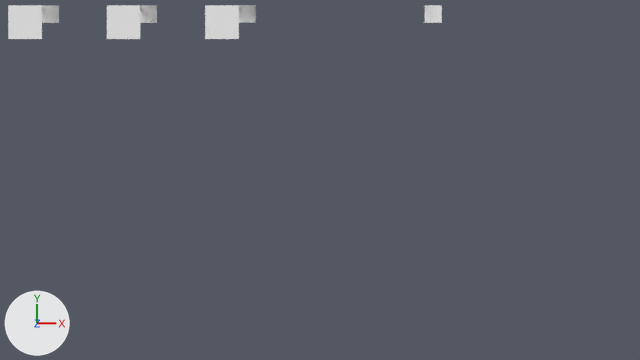
Before and after pictures for a commit that changed the Blender file data/ScnHud.blend.
Camera for both pictures: the file's camera 'Camera'. Arrows for +X, +Y and +Z are at lower left; the lights stay in place.

Script lines for the objects in view, before the commit:
```python
me_portraithostage = bpy.data.meshes.new('PortraitHostage')
me_portraithostage.from_pydata([(-0.516, -0.516, 0.0), (0.516, -0.516, 0.0), (-0.516, 0.516, 0.0), (0.516, 0.516, 0.0)], [], [(0, 1, 3, 2)])
me_portraithostage.materials.append(mat_iconportraits)  # its picture is missing
ob_lblalliesalive_001 = bpy.data.objects.new('LblAlliesAlive.001', None)
ob_lblalliesalive_001.location = (3.22, 5.37, 0.0)
ob_lblalliesalive_001.scale = (0.53, 0.53, 0.53)
ob_lblalliesalive_001.show_instancer_for_render = False
ob_lblalliesalive_001.instance_type = 'COLLECTION'
ob_lblalliesalive_001.instance_collection = col_guitext
ob_lblenemieskilled = bpy.data.objects.new('LblEnemiesKilled', None)
ob_lblenemieskilled.location = (-2.5, 5.373, 0.0)
ob_lblenemieskilled.scale = (0.53, 0.53, 0.53)
ob_lblenemieskilled.show_instancer_for_render = False
ob_lblenemieskilled.instance_type = 'COLLECTION'
ob_lblenemieskilled.instance_collection = col_guitext
ob_portraithostage = bpy.data.objects.new('PortraitHostage', me_portraithostage)
ob_portraithostage.location = (-6.05, 4.86, 0.0)
ob_portraithostage.scale = (1.01, 1.01, 1.01)
# also in view: 'PortraitAlly' at (-9.1, 4.9, 0.0); 'PortraitEnemy' at (-3.0, 4.9, 0.0)
```
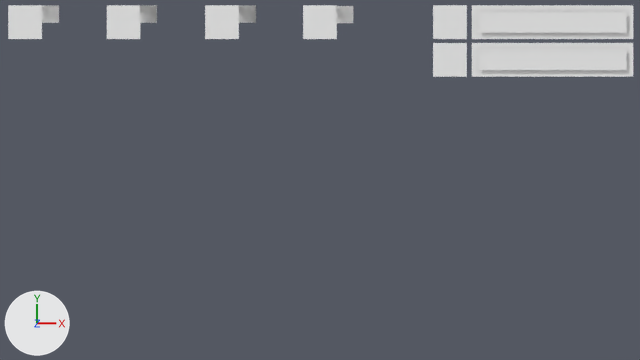
Edits to the bpy script that builds the scene:
```text
Add me_statusbar:
    me_statusbar.from_pydata([(0.0, -0.32, 0.0), (4.55, -0.32, 0.0), (0.0, 0.32, 0.0), (4.55, 0.32, 0.0)], [], [(0, 1, 3, 2)])
    me_statusbar.materials.append(mat_solidcolor)  # white #e7e7e7
Add me_statuslife:
    me_statuslife.from_pydata([(-0.516, -0.516, 0.0), (0.516, -0.516, 0.0), (-0.516, 0.516, 0.0), (0.516, 0.516, 0.0)], [], [(0, 1, 3, 2)])
    me_statuslife.materials.append(mat_iconstatus)  # its picture is missing
Add me_statusbarframe:
    me_statusbarframe.from_pydata([(0.0, -0.52, 0.0), (4.95, -0.52, 0.0), (0.0, 0.52, 0.0), (4.95, 0.52, 0.0), (0.34, -0.52, 0.0), (4.6, -0.52, 0.0), (4.6, 0.52, 0.0), (0.34, 0.52, 0.0)], [], [(5, 1, 3, 6), (0, 4, 7, 2), (4, 5, 6, 7)])
    me_statusbarframe.materials.append(mat_iconstatus)  # its picture is missing
Add me_statusfuel:
    me_statusfuel.from_pydata([(-0.516, -0.516, 0.0), (0.516, -0.516, 0.0), (-0.516, 0.516, 0.0), (0.516, 0.516, 0.0)], [], [(0, 1, 3, 2)])
    me_statusfuel.materials.append(mat_iconstatus)  # its picture is missing
Add me_statusammo:
    me_statusammo.from_pydata([(-0.516, -0.516, 0.0), (0.516, -0.516, 0.0), (-0.516, 0.516, 0.0), (0.516, 0.516, 0.0)], [], [(0, 1, 3, 2)])
    me_statusammo.materials.append(mat_iconstatus)  # its picture is missing
Remove ob_lblalliesalive_001:
    ob_lblalliesalive_001 = bpy.data.objects.new('LblAlliesAlive.001', None)
Change ob_lblenemieskilled:
    add ob_lblenemieskilled.parent = ob_portraitenemy
    add ob_lblenemieskilled.matrix_parent_inverse = Matrix(((0.995, 0.0, 0.0, 3.4), (0.0, 0.995, 0.0, -4.832), (0.0, 0.0, 0.995, 0.0), (0.0, 0.0, 0.0, 1.0)))
Add ob_statusbarlife:
    ob_statusbarlife = bpy.data.objects.new('StatusBarLife', me_statusbar)
    ob_statusbarlife.parent = ob_statuslife
    ob_statusbarlife.location = (1.869, 4.853, 0.1)
Add ob_statuslife:
    ob_statuslife = bpy.data.objects.new('StatusLife', me_statuslife)
    ob_statuslife.location = (4.0, 4.86, 0.0)
    ob_statuslife.scale = (1.01, 1.01, 1.01)
Add ob_statusbarframelife:
    ob_statusbarframelife = bpy.data.objects.new('StatusBarFrameLife', me_statusbarframe)
    ob_statusbarframelife.parent = ob_statuslife
    ob_statusbarframelife.location = (1.654, 4.856, 0.0)
    ob_statusbarframelife.scale = (1.01, 1.01, 1.01)
Add ob_statusbarframefuel:
    ob_statusbarframefuel = bpy.data.objects.new('StatusBarFrameFuel', me_statusbarframe)
    ob_statusbarframefuel.parent = ob_statusammo
    ob_statusbarframefuel.location = (5.924, 3.803, 0.0)
    ob_statusbarframefuel.scale = (1.01, 1.01, 1.01)
Add ob_statusammo:
    ob_statusammo = bpy.data.objects.new('StatusAmmo', me_statusfuel)
    ob_statusammo.location = (4.0, 3.7, 0.0)
    ob_statusammo.scale = (1.01, 1.01, 1.01)
Add ob_statusbarfuel:
    ob_statusbarfuel = bpy.data.objects.new('StatusBarFuel', me_statusbar)
    ob_statusbarfuel.parent = ob_statusammo
    ob_statusbarfuel.location = (6.139, 3.8, 0.1)
Add ob_lblenemieskilled_002:
    ob_lblenemieskilled_002 = bpy.data.objects.new('LblEnemiesKilled.002', None)
    ob_lblenemieskilled_002.parent = ob_statusfuel
    ob_lblenemieskilled_002.location = (7.515, 3.1, 0.0)
    ob_lblenemieskilled_002.scale = (0.53, 0.53, 0.53)
    ob_lblenemieskilled_002.instance_type = 'COLLECTION'
    ob_lblenemieskilled_002.instance_collection = col_guitext
Add ob_statusfuel:
    ob_statusfuel = bpy.data.objects.new('StatusFuel', me_statusammo)
    ob_statusfuel.location = (0.0, 4.86, 0.0)
    ob_statusfuel.scale = (1.01, 1.01, 1.01)
```

Changed parts and their boxes [x1, y1, x2, y2] in the pictures (640 x 360 px):
'StatusBarFuel', added
    after: [479, 49, 627, 70]
'StatusBarLife', added
    after: [479, 12, 627, 33]
'StatusBarFrameFuel', added
    after: [472, 43, 633, 77]
'StatusBarFrameLife', added
    after: [472, 5, 633, 39]
'StatusAmmo', added
    after: [433, 43, 467, 77]
'StatusLife', added
    after: [433, 5, 467, 39]
'StatusFuel', added
    after: [303, 5, 337, 39]
'LblAlliesAlive.001', deleted
    before: [425, 5, 442, 23]
'LblEnemiesKilled', moved
    both: [239, 5, 256, 23]
'LblEnemiesKilled.002', added
    after: [336, 6, 353, 23]
